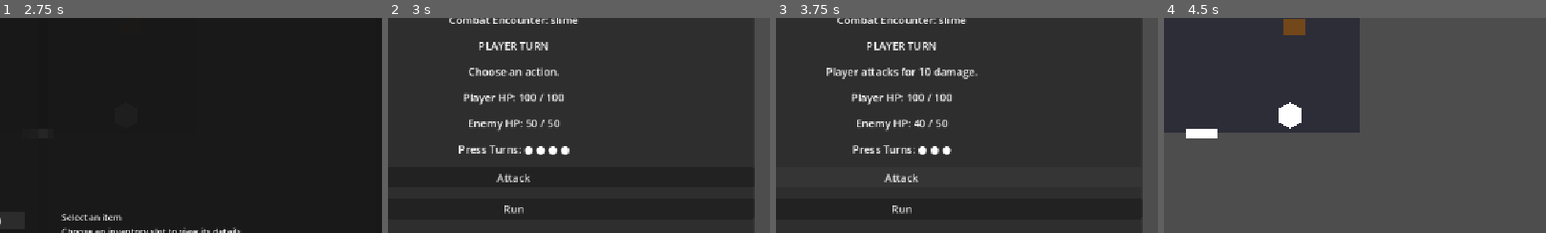
Above: before the commit, frames 1-4 (left to right).
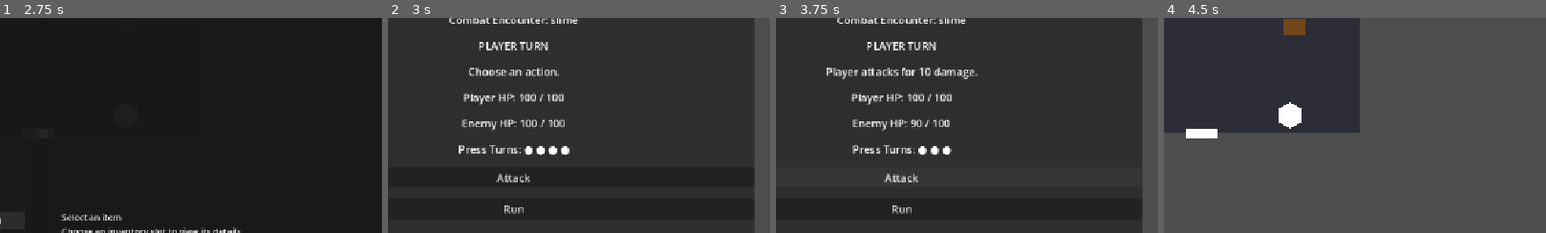
Above: after the commit, the same moments.

Repository: salexume94-pixel/Scripts
Game: Godot game, scene res://scenes/World.tscn
The game is run twice, just before and just after one commit, with the same random seed, the same clock (stepped at 60 frames per second) and the same inputs.
Inputs:
- Up to frame 1 (2.75 s): tap Enter at 0.5 s; hold Right (ui_right) 0.53-1.28 s; tap E at 0.6 s; hold Down (ui_down) 1.28-2 s; tap I at 1.35 s; click "Test Damage (-25 HP)" at 2 s
- Up to frame 2 (3 s): click "Test Battle (Slime)" at 2.75 s
- Up to frame 3 (3.75 s): click "Attack" at 3.5 s
- Up to frame 4 (4.5 s): click "Run" at 4.25 s
The pictures show only the part of the screen within x 34-84%, y 27-77%; the shares and areas given below are measured in that part.

Frame 1 is identical in both runs. In frame 2, 0.5% of the frame differs, in the area x 19-47%, y 47-53%; in frame 3, 0.6%, in the area x 20-46%, y 47-53%; in frame 4, nothing differs.

Commit message:
Increase Slime HP for combat action testing

Diff:
--- a/enemies/definitions/slime.tres
+++ b/enemies/definitions/slime.tres
@@ -10,7 +10,7 @@
 enemy_id = "slime"
 display_name = "Slime"
 level = 1
-max_hp = 50
+max_hp = 100
 attack = 10
 defense = 5
 magic_attack = 5
